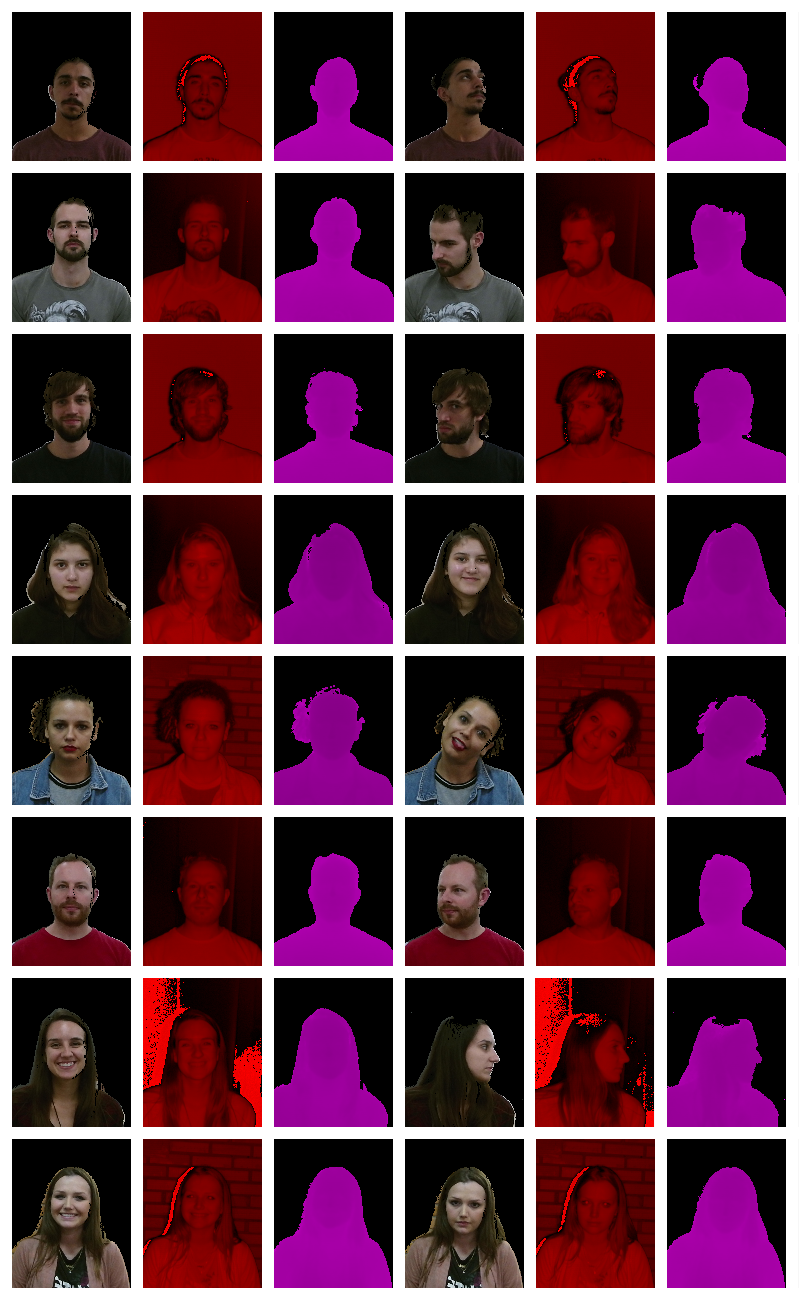
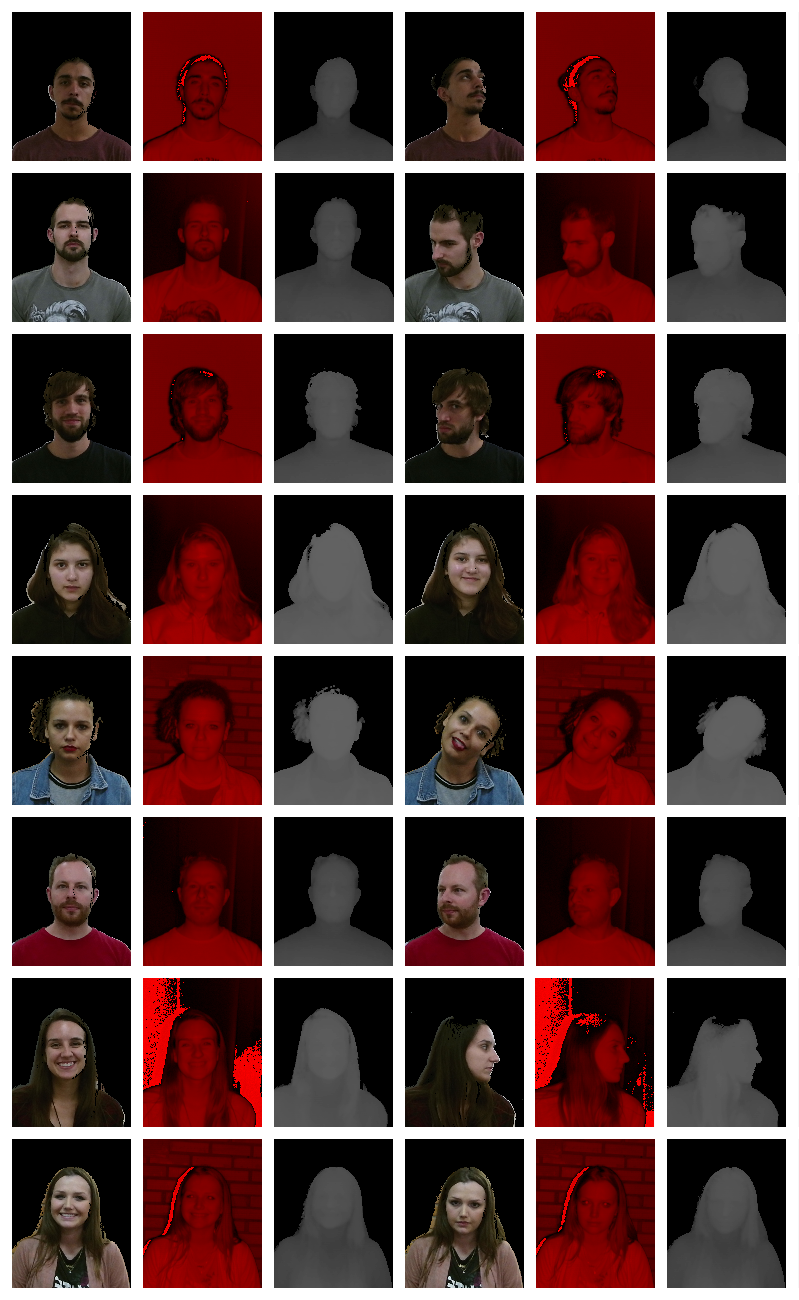
Before/after of a 799×1300 layered artwork. What changed in the layer stack:
removed group "depth" (17 layers) over [274, 57, 786, 1288]
renamed "depth_bgRm_FP9.bmp" to "depth_bgRm_FP9.bmp #1", moved it into group "depth_bkp" over [667, 1167, 785, 1288]
renamed "depth_bgRm_00Z.bmp" to "depth_bgRm_00Z.bmp #1", moved it into group "depth_bkp" over [667, 1012, 785, 1127]
renamed "depth_bgRm_NXY.bmp" to "depth_bgRm_NXY.bmp #1", moved it into group "depth_bkp" over [667, 854, 786, 966]
renamed "depth_bgRm_AUF.bmp" to "depth_bgRm_AUF.bmp #1", moved it into group "depth_bkp" over [667, 695, 786, 805]
renamed "depth_bgRm_VTU.bmp" to "depth_bgRm_VTU.bmp #1", moved it into group "depth_bkp" over [667, 523, 786, 644]
renamed "depth_bgRm_PX4.bmp" to "depth_bgRm_PX4.bmp #1", moved it into group "depth_bkp" over [667, 368, 786, 483]
renamed "depth_bgRm_0YF.bmp" to "depth_bgRm_0YF.bmp #1", moved it into group "depth_bkp" over [667, 204, 786, 322]
renamed "depth_bgRm_9K9.bmp" to "depth_bgRm_9K9.bmp #1", moved it into group "depth_bkp" over [667, 57, 786, 161]
renamed "depth_bgRm_3ZM.bmp" to "depth_bgRm_3ZM.bmp #1", moved it into group "depth_bkp" over [274, 1167, 392, 1288]
renamed "depth_bgRm_D9J.bmp" to "depth_bgRm_D9J.bmp #1", moved it into group "depth_bkp" over [274, 1008, 388, 1127]
renamed "depth_bgRm_4RJ.bmp" to "depth_bgRm_4RJ.bmp #1", moved it into group "depth_bkp" over [274, 853, 393, 966]
renamed "depth_bgRm_JN8.bmp" to "depth_bgRm_JN8.bmp #1", moved it into group "depth_bkp" over [274, 685, 393, 805]
renamed "depth_bgRm_7WH.bmp" to "depth_bgRm_7WH.bmp #1", moved it into group "depth_bkp" over [274, 523, 393, 644]
renamed "depth_bgRm_B0G.bmp" to "depth_bgRm_B0G.bmp #1", moved it into group "depth_bkp" over [274, 368, 393, 483]
renamed "depth_bgRm_3V4.bmp" to "depth_bgRm_3V4.bmp #1", moved it into group "depth_bkp" over [275, 197, 394, 322]
added layer "depth copy" above "depth" over [274, 57, 786, 1288]
…and 1 more changes (1 renamed, 1 stack)
